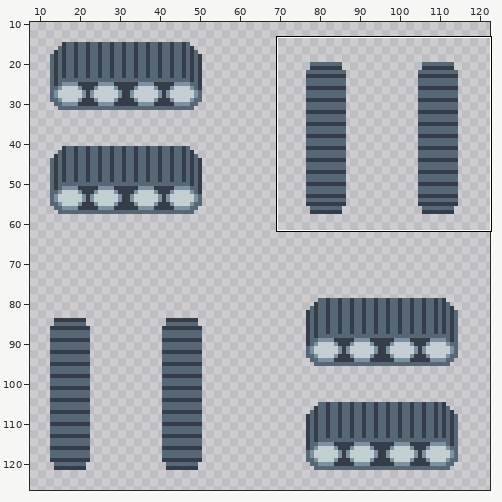
Sprite sheet: AstroMiner/Content/img/tracks-1.png. Above, an overview of the earlier version with the close-up marked.
Close-up. Before the edit:
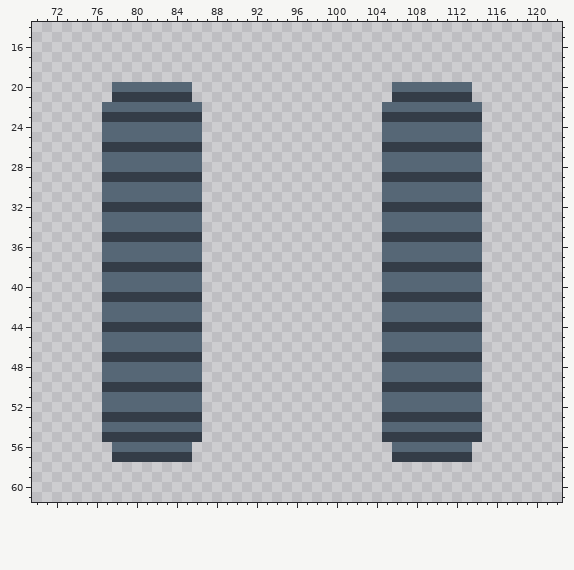
The file is 128x128 pixels. Shown: x 70..122, y 14..61. The wide view leaves out empty margins. The commit also changed other parts of the picture, which this record leaves out.
The same view after the edit:
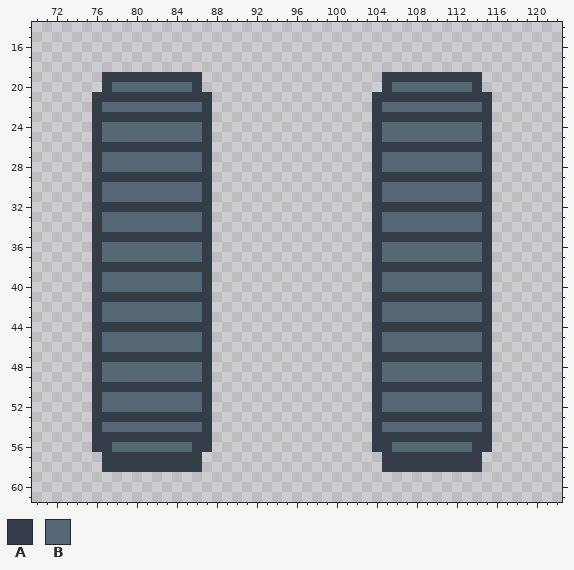
Palette (. is transparent): A #343d48  B #566776
Edits made:
@@ x 70..122 @@
 18 .....................................................
-19 .....................................................
-20 ........BBBBBBBB....................BBBBBBBB.........
-21 ........AAAAAAAA....................AAAAAAAA.........
-22 .......BBBBBBBBBB..................BBBBBBBBBB........
-23 .......AAAAAAAAAA..................AAAAAAAAAA........
-24 .......BBBBBBBBBB..................BBBBBBBBBB........
-25 .......BBBBBBBBBB..................BBBBBBBBBB........
-26 .......AAAAAAAAAA..................AAAAAAAAAA........
-27 .......BBBBBBBBBB..................BBBBBBBBBB........
-28 .......BBBBBBBBBB..................BBBBBBBBBB........
-29 .......AAAAAAAAAA..................AAAAAAAAAA........
-30 .......BBBBBBBBBB..................BBBBBBBBBB........
-31 .......BBBBBBBBBB..................BBBBBBBBBB........
-32 .......AAAAAAAAAA..................AAAAAAAAAA........
-33 .......BBBBBBBBBB..................BBBBBBBBBB........
-34 .......BBBBBBBBBB..................BBBBBBBBBB........
-35 .......AAAAAAAAAA..................AAAAAAAAAA........
-36 .......BBBBBBBBBB..................BBBBBBBBBB........
-37 .......BBBBBBBBBB..................BBBBBBBBBB........
-38 .......AAAAAAAAAA..................AAAAAAAAAA........
-39 .......BBBBBBBBBB..................BBBBBBBBBB........
-40 .......BBBBBBBBBB..................BBBBBBBBBB........
-41 .......AAAAAAAAAA..................AAAAAAAAAA........
-42 .......BBBBBBBBBB..................BBBBBBBBBB........
-43 .......BBBBBBBBBB..................BBBBBBBBBB........
-44 .......AAAAAAAAAA..................AAAAAAAAAA........
-45 .......BBBBBBBBBB..................BBBBBBBBBB........
-46 .......BBBBBBBBBB..................BBBBBBBBBB........
-47 .......AAAAAAAAAA..................AAAAAAAAAA........
-48 .......BBBBBBBBBB..................BBBBBBBBBB........
-49 .......BBBBBBBBBB..................BBBBBBBBBB........
-50 .......AAAAAAAAAA..................AAAAAAAAAA........
-51 .......BBBBBBBBBB..................BBBBBBBBBB........
-52 .......BBBBBBBBBB..................BBBBBBBBBB........
-53 .......AAAAAAAAAA..................AAAAAAAAAA........
-54 .......BBBBBBBBBB..................BBBBBBBBBB........
-55 .......AAAAAAAAAA..................AAAAAAAAAA........
-56 ........BBBBBBBB....................BBBBBBBB.........
-57 ........AAAAAAAA....................AAAAAAAA.........
-58 .....................................................
+19 .......AAAAAAAAAA..................AAAAAAAAAA........
+20 .......ABBBBBBBBA..................ABBBBBBBBA........
+21 ......AAAAAAAAAAAA................AAAAAAAAAAAA.......
+22 ......ABBBBBBBBBBA................ABBBBBBBBBBA.......
+23 ......AAAAAAAAAAAA................AAAAAAAAAAAA.......
+24 ......ABBBBBBBBBBA................ABBBBBBBBBBA.......
+25 ......ABBBBBBBBBBA................ABBBBBBBBBBA.......
+26 ......AAAAAAAAAAAA................AAAAAAAAAAAA.......
+27 ......ABBBBBBBBBBA................ABBBBBBBBBBA.......
+28 ......ABBBBBBBBBBA................ABBBBBBBBBBA.......
+29 ......AAAAAAAAAAAA................AAAAAAAAAAAA.......
+30 ......ABBBBBBBBBBA................ABBBBBBBBBBA.......
+31 ......ABBBBBBBBBBA................ABBBBBBBBBBA.......
+32 ......AAAAAAAAAAAA................AAAAAAAAAAAA.......
+33 ......ABBBBBBBBBBA................ABBBBBBBBBBA.......
+34 ......ABBBBBBBBBBA................ABBBBBBBBBBA.......
+35 ......AAAAAAAAAAAA................AAAAAAAAAAAA.......
+36 ......ABBBBBBBBBBA................ABBBBBBBBBBA.......
+37 ......ABBBBBBBBBBA................ABBBBBBBBBBA.......
+38 ......AAAAAAAAAAAA................AAAAAAAAAAAA.......
+39 ......ABBBBBBBBBBA................ABBBBBBBBBBA.......
+40 ......ABBBBBBBBBBA................ABBBBBBBBBBA.......
+41 ......AAAAAAAAAAAA................AAAAAAAAAAAA.......
+42 ......ABBBBBBBBBBA................ABBBBBBBBBBA.......
+43 ......ABBBBBBBBBBA................ABBBBBBBBBBA.......
+44 ......AAAAAAAAAAAA................AAAAAAAAAAAA.......
+45 ......ABBBBBBBBBBA................ABBBBBBBBBBA.......
+46 ......ABBBBBBBBBBA................ABBBBBBBBBBA.......
+47 ......AAAAAAAAAAAA................AAAAAAAAAAAA.......
+48 ......ABBBBBBBBBBA................ABBBBBBBBBBA.......
+49 ......ABBBBBBBBBBA................ABBBBBBBBBBA.......
+50 ......AAAAAAAAAAAA................AAAAAAAAAAAA.......
+51 ......ABBBBBBBBBBA................ABBBBBBBBBBA.......
+52 ......ABBBBBBBBBBA................ABBBBBBBBBBA.......
+53 ......AAAAAAAAAAAA................AAAAAAAAAAAA.......
+54 ......ABBBBBBBBBBA................ABBBBBBBBBBA.......
+55 ......AAAAAAAAAAAA................AAAAAAAAAAAA.......
+56 ......AABBBBBBBBAA................AABBBBBBBBAA.......
+57 .......AAAAAAAAAA..................AAAAAAAAAA........
+58 .......AAAAAAAAAA..................AAAAAAAAAA........
 59 .....................................................
